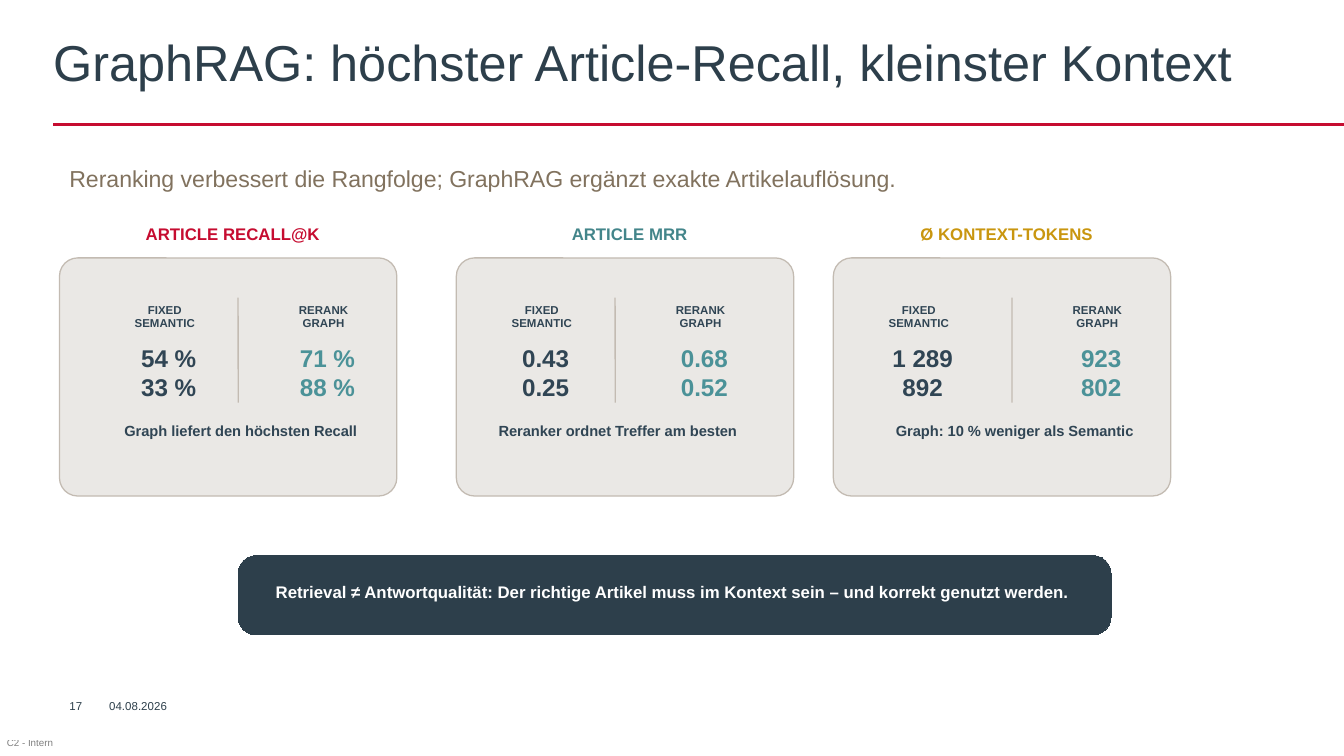
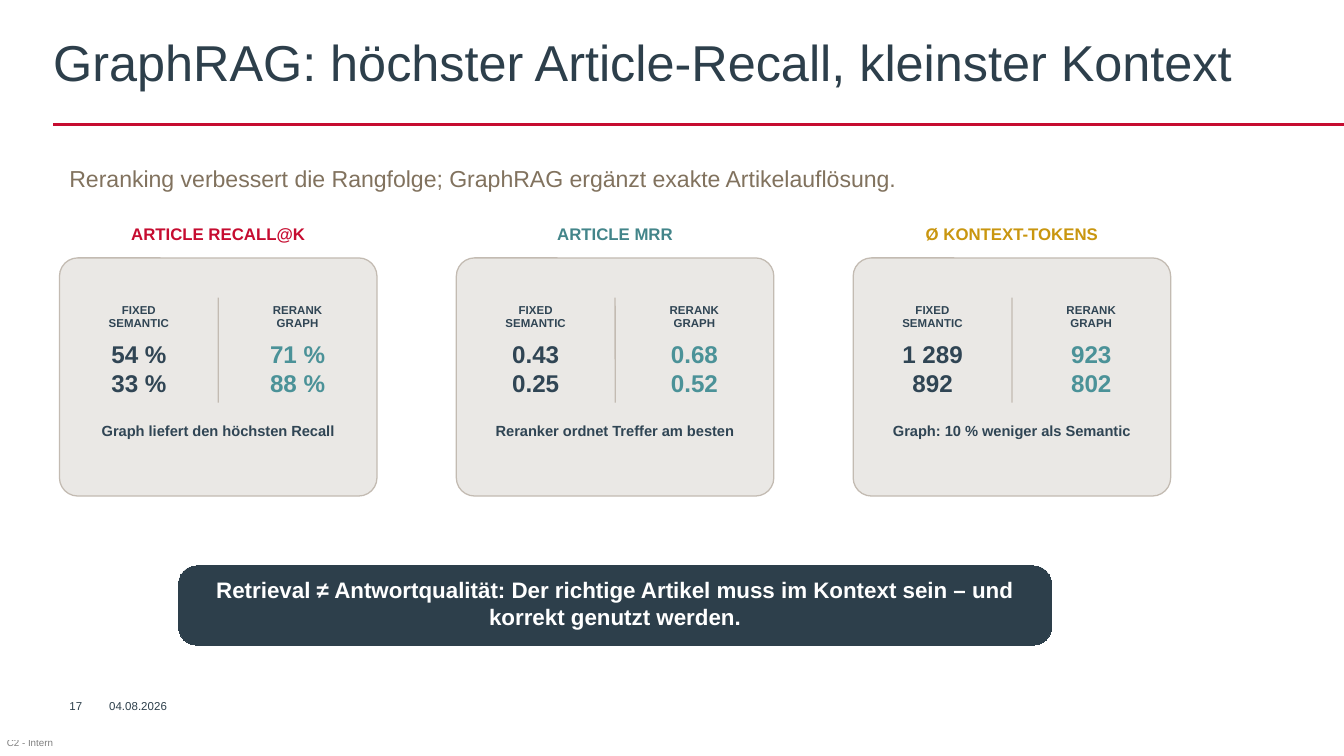
Before and after one commit to AkrosAG/RAG-Workshop, a slide deck: slide 22 of RAG_Workshop.pptx. Drawn at 1344x756 pixels with LibreOffice and Linux fonts; fonts in the diff are those of the drawing; background and template pictures are left out. Boxes give left, top, right and bottom in pixels: in the first picture for what was removed or moved away, otherwise in the second. Text is boxed around its words. In the diff, an @@ line names an element or a change of style, - is before the commit and + after.

```diff
--- a/RAG_Workshop.pptx
+++ b/RAG_Workshop.pptx
@@ text "ARTICLE RECALL@K": place and size @@
-text "ARTICLE RECALL@K" at (146, 228, 320, 243)
+text "ARTICLE RECALL@K" at (131, 228, 305, 243)
@@ text "ARTICLE MRR": place and size @@
-text "ARTICLE MRR" at (572, 228, 687, 240)
+text "ARTICLE MRR" at (557, 228, 673, 240)
@@ text "Ø KONTEXT-TOKENS": place and size @@
-text "Ø KONTEXT-TOKENS" at (920, 228, 1092, 241)
+text "Ø KONTEXT-TOKENS" at (926, 228, 1097, 241)
@@ rounded rectangle: place and size @@
-rounded rectangle at (59, 258, 397, 496)
+rounded rectangle at (59, 258, 377, 496)
@@ rounded rectangle: place and size @@
-rounded rectangle at (457, 258, 795, 496)
+rounded rectangle at (457, 258, 774, 496)
@@ rounded rectangle: place and size @@
-rounded rectangle at (834, 258, 1172, 496)
+rounded rectangle at (853, 258, 1171, 496)
@@ text "FIXED": place and size @@
-text "FIXED" at (135, 306, 195, 327)
+text "FIXED" at (109, 306, 169, 327)
@@ text "RERANK": place and size @@
-text "RERANK" at (299, 306, 348, 327)
+text "RERANK" at (273, 306, 322, 327)
@@ line moved from (238, 297) - (238, 402) to (219, 297) - (219, 402) @@
@@ text "FIXED": place and size @@
-text "FIXED" at (512, 306, 572, 327)
+text "FIXED" at (505, 306, 565, 327)
@@ text "RERANK": place and size @@
-text "RERANK" at (676, 306, 725, 327)
+text "RERANK" at (670, 306, 719, 327)
@@ text "FIXED": place and size @@
-text "FIXED" at (889, 306, 949, 327)
+text "FIXED" at (902, 306, 962, 327)
@@ text "RERANK": place and size @@
-text "RERANK" at (1073, 306, 1122, 327)
+text "RERANK" at (1066, 306, 1115, 327)
@@ text "54 %": place and size @@
-text "54 %" at (141, 350, 168, 397)
+text "54 %" at (111, 346, 138, 393)
@@ text "71 %": place and size @@
-text "71 %" at (300, 350, 327, 396)
+text "71 %" at (270, 346, 297, 392)
@@ text "0.43": place and size @@
-text "0.43" at (522, 350, 569, 396)
+text "0.43" at (512, 346, 559, 392)
@@ text "0.68": place and size @@
-text "0.68" at (681, 350, 728, 396)
+text "0.68" at (671, 346, 718, 392)
@@ text "1 289": place and size @@
-text "1 289" at (892, 350, 953, 396)
+text "1 289" at (902, 346, 962, 392)
@@ text "923": place and size @@
-text "923" at (1081, 350, 1121, 396)
+text "923" at (1071, 346, 1111, 392)
@@ text "Graph liefert den höchsten Recall": place and size @@
-text "Graph liefert den höchsten Recall" at (124, 425, 357, 439)
+text "Graph liefert den höchsten Recall" at (102, 425, 334, 439)
@@ rounded rectangle "Retrieval ≠ Antwortqualität: Der richtige ...": place and size @@
-rounded rectangle "Retrieval ≠ Antwortqualität: Der richtige ..." at (276, 586, 1068, 602)
+rounded rectangle "Retrieval ≠ Antwortqualität: Der richtige ..." at (178, 566, 1052, 645)
@@ rounded rectangle "Retrieval ≠ Antwortqualität: Der richtige ..." at (178, 566, 1052, 645): size 12 to 16 pt; vertical alignment middle to top; fill none to #2D3F4B; outline none to #2D3F4B 0 pt @@
@@ rounded rectangle removed at (238, 556, 1111, 635) @@
```
Also in this commit, not shown: 4 other slides changed.
